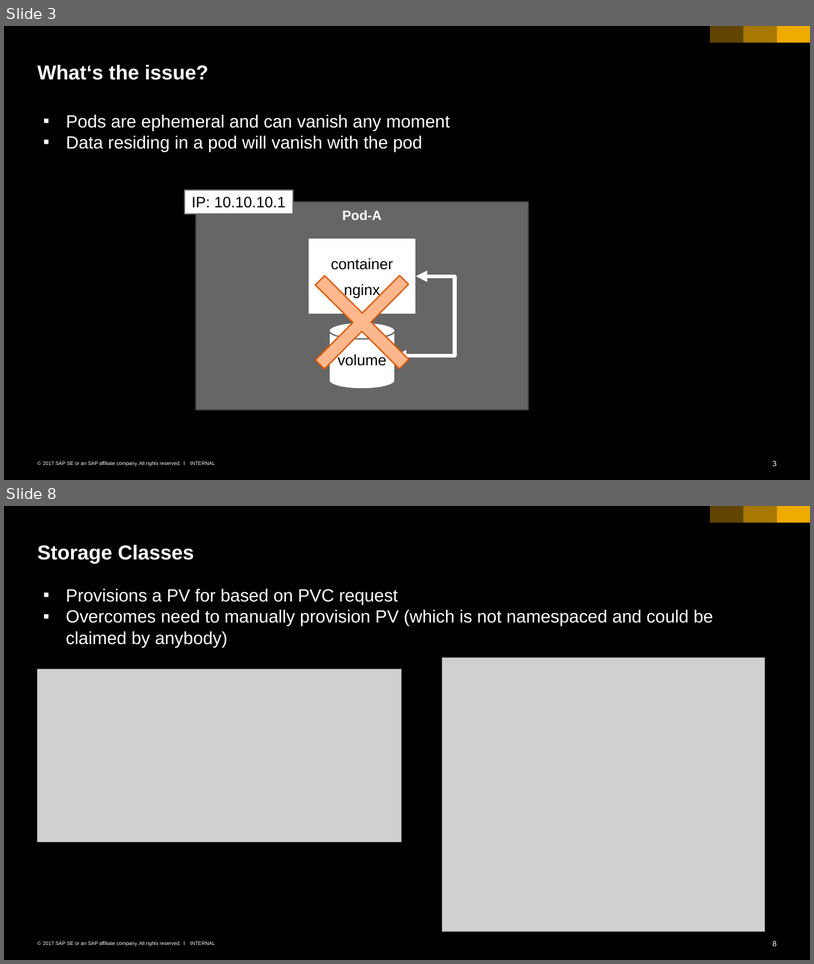
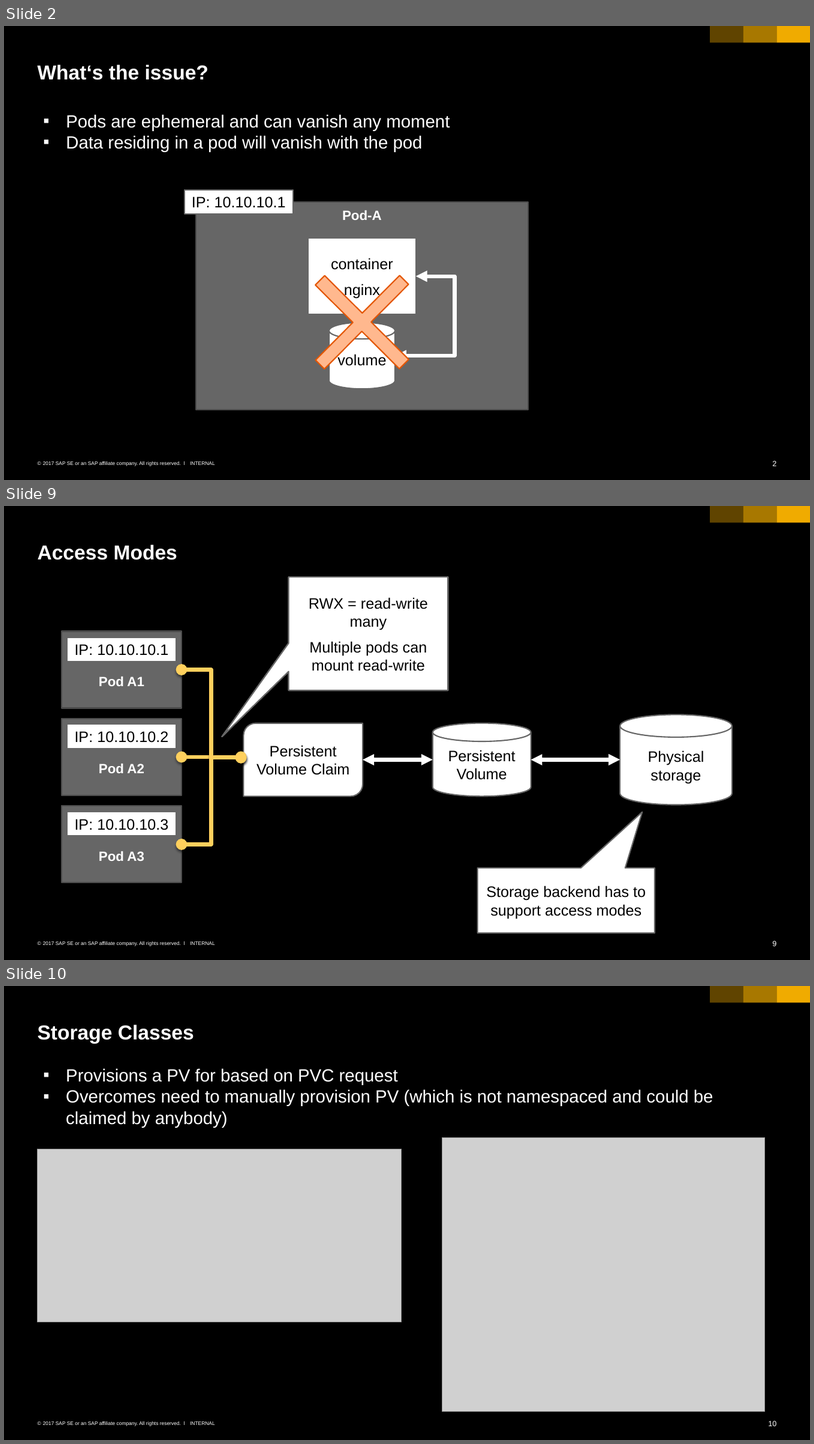
Before and after one commit to cuijiyao01/docker-k8s-training, a slide deck: kubernetes/05_persistence.pptx. Shown one above the other, each under a label of ours: slides 3 and 8 before the commit, slides 2, 9 and 10 after it; the slides between them are not shown. The pictures are 814x964 and 814x1444 pixels, drawn with LibreOffice and Linux fonts; fonts in the diff are those of the drawing; grey boxes stand for pictures. Boxes give left, top, right and bottom in pixels: in the first picture for what was removed or moved away, otherwise in the second. Text is boxed around its words. In the diff, an @@ line names an element or a change of style, - is before the commit and + after.

```diff
--- a/kubernetes/05_persistence.pptx
+++ b/kubernetes/05_persistence.pptx
@@ slide 9 added at bbox=[4, 506, 810, 960], background #000000; not listed: 6 template elements that a slide beside it also shows @@
@@ title added at bbox=[38, 544, 177, 560], 24 pt, text #FFFFFF, bold @@
+Access Modes
@@ speech box added at bbox=[289, 577, 448, 690], fill #FFFFFF, outline #666666 1.5 pt, 18 pt, text #000000 @@
+RWO = read-write once
+Only 1 pod can mount the PVC
@@ speech box added at bbox=[289, 577, 448, 690], fill #FFFFFF, outline #666666 1.5 pt, 18 pt, text #000000 @@
+ROX = read-only many
+Multiple pods can mount read-only or 1 pod read-write
@@ speech box added at bbox=[289, 577, 448, 690], fill #FFFFFF, outline #666666 1.5 pt, 18 pt, text #000000 @@
+RWX = read-write many
+Multiple pods can mount read-write
@@ rectangle added at bbox=[62, 631, 182, 708], fill #666666, outline #4B4B4B 1.5 pt, 16 pt, text #FFFFFF, bold @@
+Pod A1
@@ rectangle added at bbox=[67, 637, 176, 661], fill #FFFFFF, outline #666666 1.5 pt, 18 pt, text #000000 @@
+IP: 10.10.10.1
@@ elbow double arrow added from (241, 757) to (182, 669), #FFD05D 4.5 pt @@
@@ rectangle added at bbox=[62, 718, 182, 795], fill #666666, outline #4B4B4B 1.5 pt, 16 pt, text #FFFFFF, bold @@
+Pod A2
@@ cylinder added at bbox=[620, 715, 732, 805], fill #FFFFFF, outline #666666 1.5 pt, 18 pt, text #000000 @@
+Physical storage
@@ rectangle added at bbox=[67, 724, 176, 748], fill #FFFFFF, outline #666666 1.5 pt, 18 pt, text #000000 @@
+IP: 10.10.10.2
@@ round diag rect added at bbox=[243, 723, 362, 796], fill #FFFFFF, outline #666666 1.5 pt, 18 pt, text #000000 @@
+Persistent Volume Claim
@@ cylinder added at bbox=[432, 723, 531, 796], fill #FFFFFF, outline #666666 1.5 pt, 18 pt, text #000000 @@
+Persistent Volume
@@ elbow double arrow added from (241, 757) to (182, 757), #FFD05D 4.5 pt @@
@@ elbow double arrow added from (241, 757) to (182, 844), #FFD05D 4.5 pt @@
@@ elbow double arrow added from (363, 759) to (432, 759), #FFFFFF 4.5 pt @@
@@ elbow double arrow added from (531, 759) to (620, 759), #FFFFFF 4.5 pt @@
@@ rectangle added at bbox=[62, 805, 182, 882], fill #666666, outline #4B4B4B 1.5 pt, 16 pt, text #FFFFFF, bold @@
+Pod A3
@@ rectangle added at bbox=[67, 811, 176, 835], fill #FFFFFF, outline #666666 1.5 pt, 18 pt, text #000000 @@
+IP: 10.10.10.3
@@ speech box added at bbox=[477, 867, 654, 932], fill #FFFFFF, outline #666666 1.5 pt, 18 pt, text #000000 @@
+Storage backend has to support access modes
@@ what was slide 3 is now slide 2 @@
@@ page number at bbox=[773, 460, 777, 466]: text changed @@
-3
+2
@@ what was slide 8 is now slide 10 @@
@@ page number at bbox=[768, 1420, 777, 1426]: text changed @@
-8
+10
```
Also in this commit, not shown: 4 slides changed, 2 other slides added, 1 slide removed, 1 other file.
